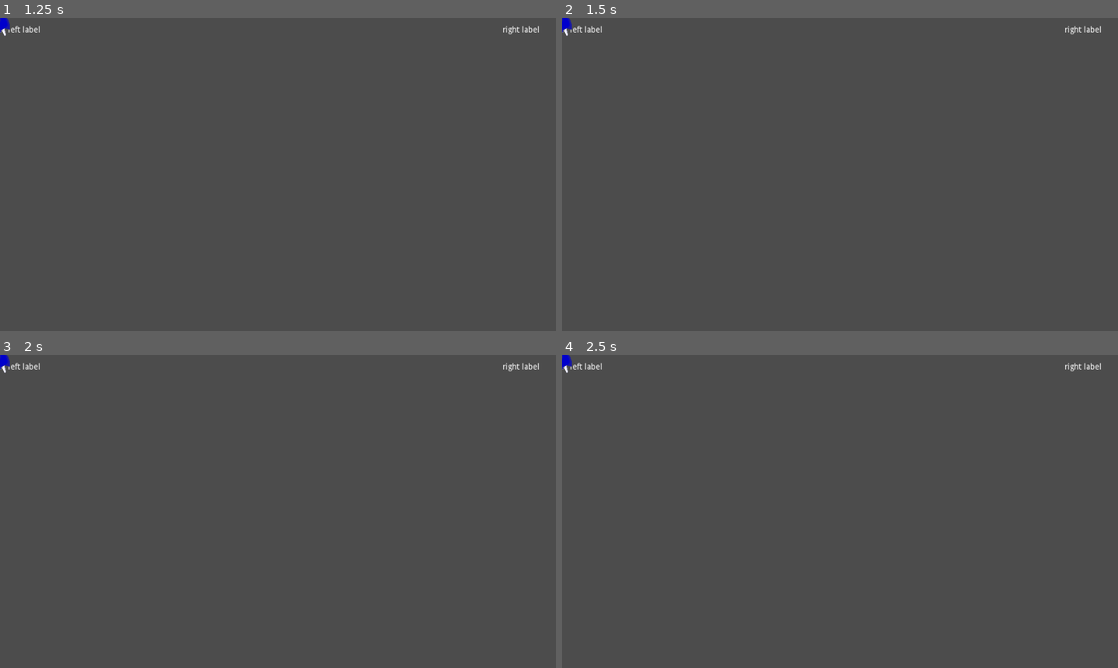
Above: before the commit, frames 1-4 (two rows, left to right).
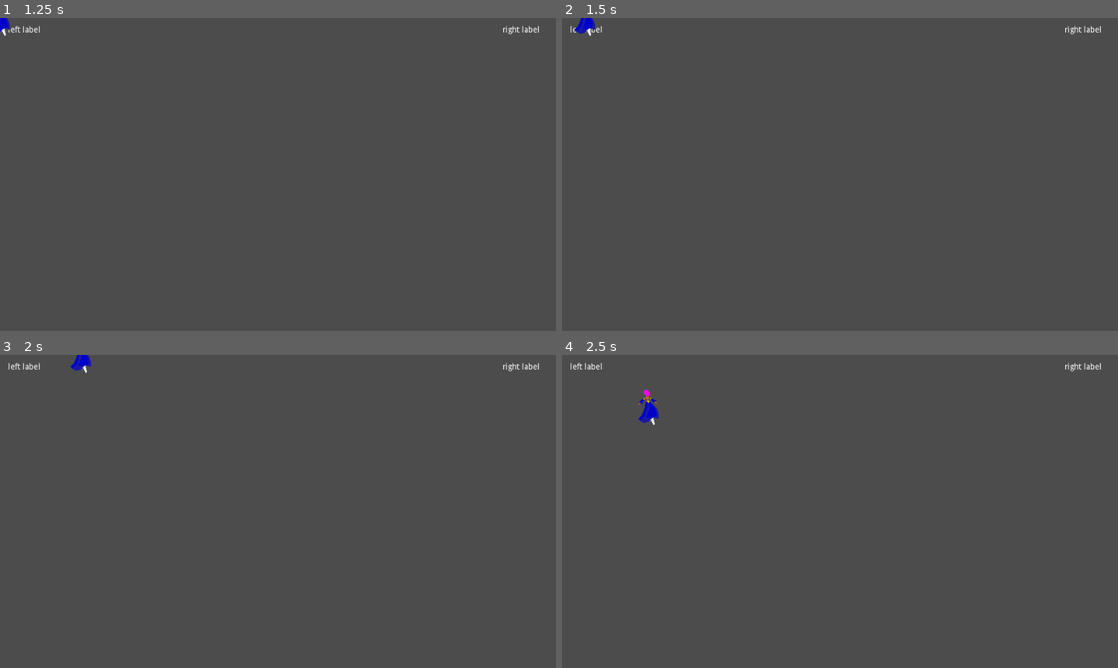
Above: after the commit, the same moments.

Repository: alpacanumerals/LD51
Game: Godot game, scene res://Title.tscn
Same seed, same stepped clock (60 frames per second), same inputs: the game is played once before the commit and once after it.
Inputs (mouse positions are in pixels of both pictures, inside the frame that each line leads up to):
- Up to frame 1 (1.25 s): click (216, 315) at 0.5 s
- Up to frame 2 (1.5 s): tap Enter at 1.25 s; hold Right (ui_right) from 1.28 s (still down)
- Up to frame 3 (2 s): keep holding Right (ui_right)
- Up to frame 4 (2.5 s): release Right (ui_right) at 2.03 s; hold Down (ui_down) from 2.03 s (still down)

Frame 1 is identical in both runs. In frame 2, 0.2% of the frame differs, in the area x 0-6%, y 0-6%; in frame 3, 0.2%; in frame 4, 0.3%, in the area x 0-18%, y 0-23%.

Commit message:
movement

Diff:
--- a/player/Player.tscn
+++ b/player/Player.tscn
@@ -12,7 +12,7 @@
 [ext_resource path="res://sprites/witch_bl/witch_bl_10.png" type="Texture" id=10]
 [ext_resource path="res://sprites/witch_bl/witch_bl_02.png" type="Texture" id=11]
 [ext_resource path="res://sprites/witch_bl/witch_bl_01.png" type="Texture" id=12]
-[ext_resource path="res://player/player.gd" type="Script" id=13]
+[ext_resource path="res://player/playerbody.gd" type="Script" id=14]
 
 [sub_resource type="SpriteFrames" id=1]
 animations = [ {
@@ -27,9 +27,9 @@
 height = 36.0
 
 [node name="PlayerRoot" type="Node"]
-script = ExtResource( 13 )
 
 [node name="KinematicBody2D" type="KinematicBody2D" parent="."]
+script = ExtResource( 14 )
 
 [node name="AnimatedSprite" type="AnimatedSprite" parent="KinematicBody2D"]
 frames = SubResource( 1 )
--- a/player/player.gd
+++ /dev/null
@@ -1,11 +0,0 @@
-extends Node
-
-export var speed = 400
-
-
-# Called when the node enters the scene tree for the first time.
-func _ready():
-    pass # Replace with function body.
-
-func _physics_process(delta):
-    pass
--- /dev/null
+++ b/player/playerbody.gd
@@ -0,0 +1,21 @@
+extends KinematicBody2D
+
+export (int) var speed = 200
+
+var velocity = Vector2()
+
+func get_input():
+    velocity = Vector2()
+    if Input.is_action_pressed("ui_right"):
+        velocity.x += 1
+    if Input.is_action_pressed("ui_left"):
+        velocity.x -= 1
+    if Input.is_action_pressed("ui_down"):
+        velocity.y += 1
+    if Input.is_action_pressed("ui_up"):
+        velocity.y -= 1
+    velocity = velocity.normalized() * speed
+
+func _physics_process(delta):
+    get_input()
+    velocity = move_and_slide(velocity)
